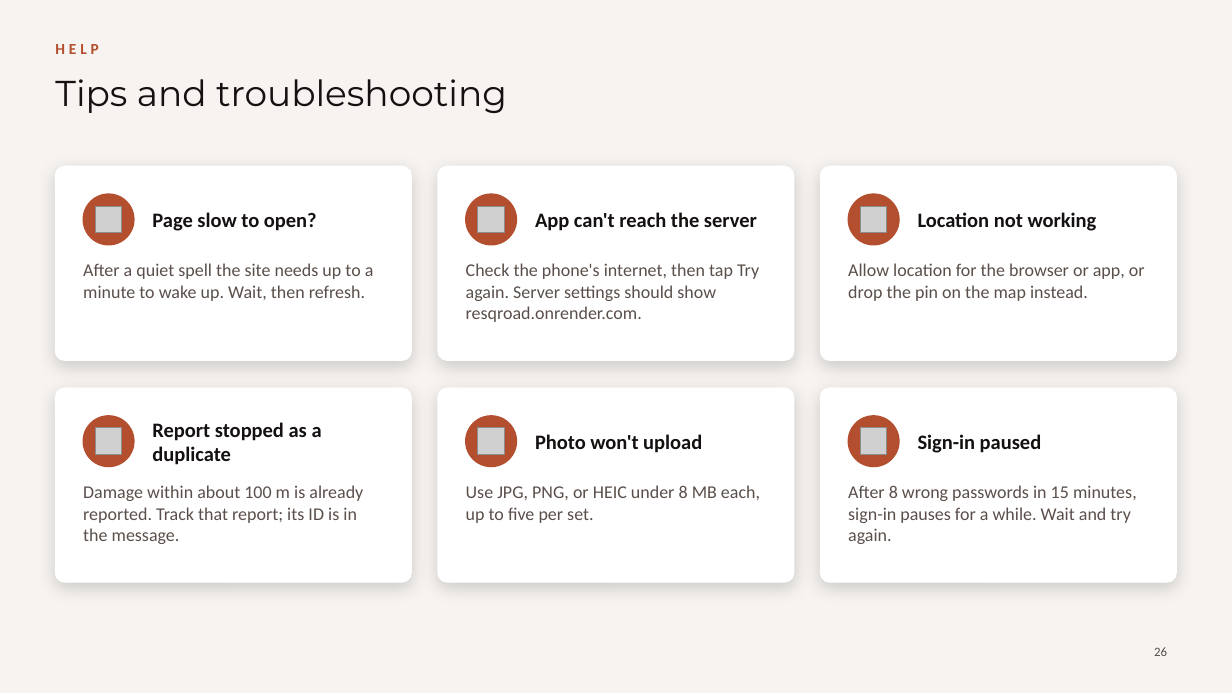
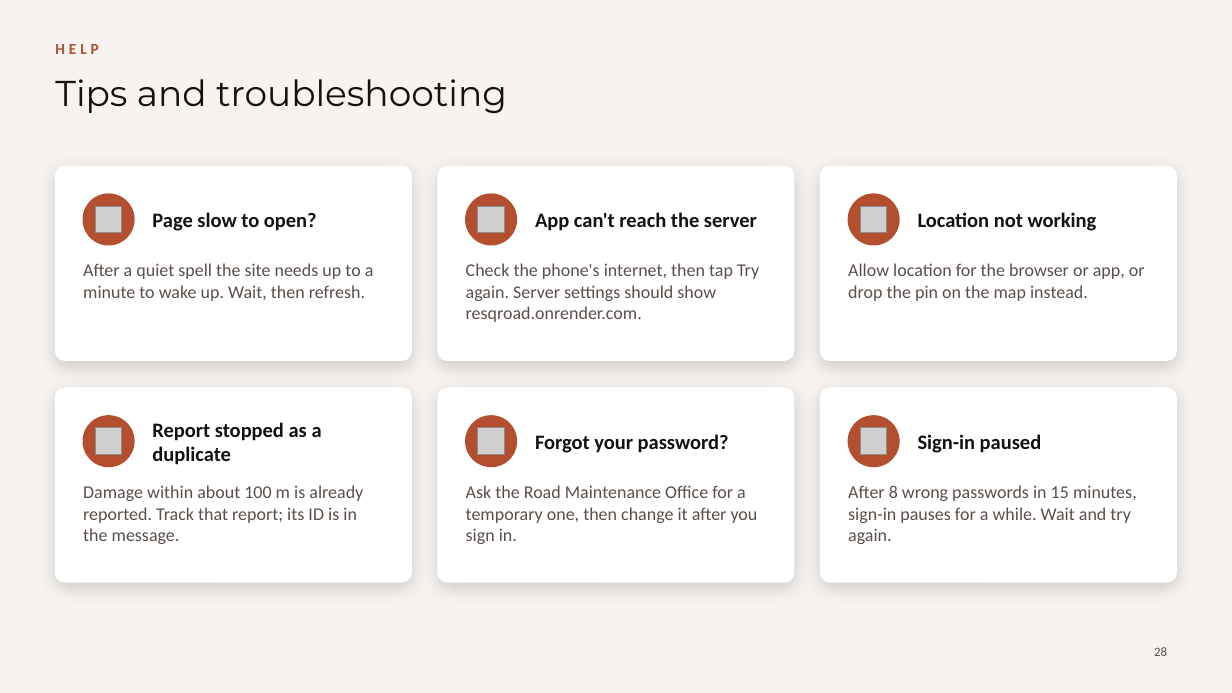
Before and after one commit to vain00143/resqroad, a slide deck: slide 28 of docs/ResQRoad-User-Guide.pptx (slide 26 before the commit). Drawn at 1232x693 pixels with LibreOffice and Linux fonts; fonts in the diff are those of the drawing; grey boxes stand for pictures; background and template pictures are left out. Boxes give left, top, right and bottom in pixels: in the first picture for what was removed or moved away, otherwise in the second. Text is boxed around its words. In the diff, an @@ line names an element or a change of style, - is before the commit and + after.

Commit message:
User guide: password slides
Adds Change your password (website account menu and app Home tab) and, for
administrators, Reset a forgotten password. The troubleshooting slide now
answers Forgot your password, and the user management screenshot shows the
new lock button. 29 slides.

```diff
--- a/docs/ResQRoad-User-Guide.pptx
+++ b/docs/ResQRoad-User-Guide.pptx
@@ text at [535, 434, 729, 453]: text changed @@
-Photo won't upload
+Forgot your password?
@@ text at [466, 485, 758, 544]: text changed @@
-Use JPG, PNG, or HEIC under 8 MB each, up to five per set.
+Ask the Road Maintenance Office for a temporary one, then change it after you sign in.
@@ page number at [1154, 647, 1167, 656]: text changed @@
-26
+28
```
Also in this commit, not shown: 1 other slide changed, 2 slides added.
